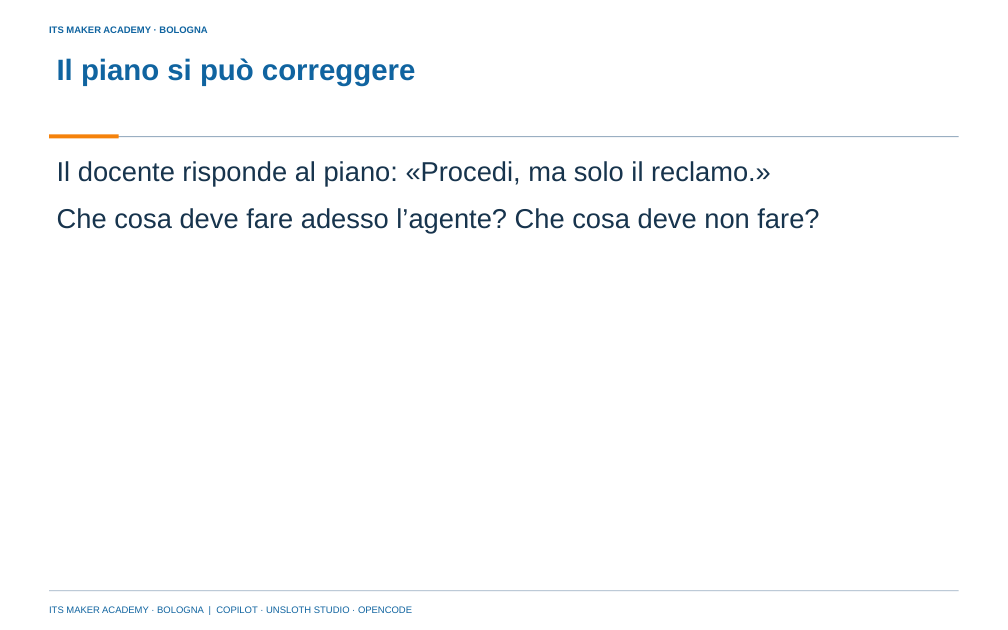
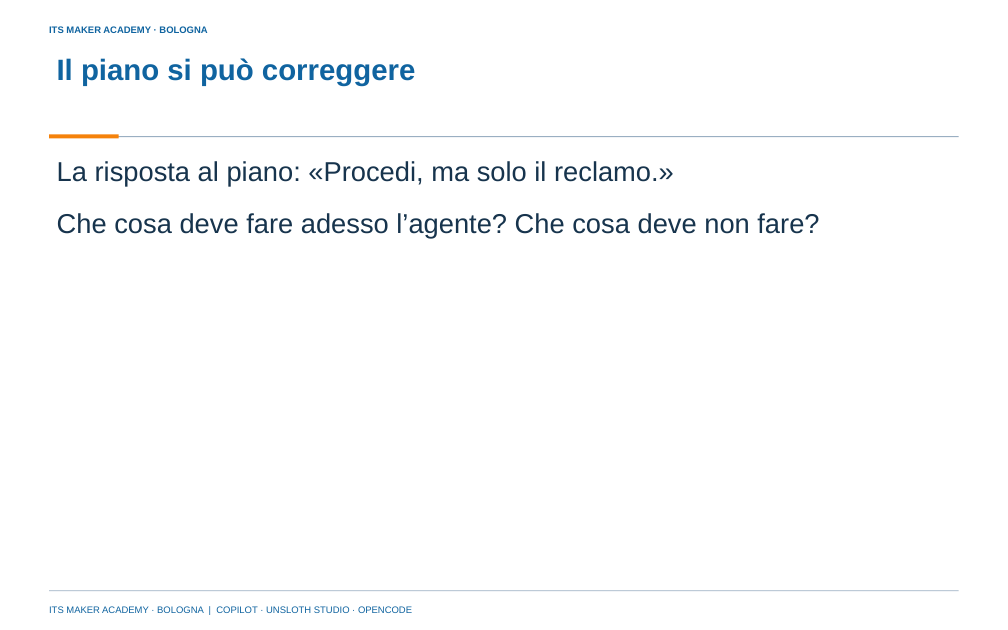
Before and after one commit to franzo9393/ITSCorso_UnslothStudio-Git, a slide deck: slide 6 of lezione 5 - coordinatore, Unsloth Studio e opencode/Lezione5_Coordinatore_Unsloth_Studio_e_opencode_ITS_MAKER.pptx. Drawn at 1008x630 pixels with LibreOffice and Linux fonts; fonts in the diff are those of the drawing; background and template pictures are left out. Boxes give left, top, right and bottom in pixels: in the first picture for what was removed or moved away, otherwise in the second. Text is boxed around its words. In the diff, an @@ line names an element or a change of style, - is before the commit and + after.

Commit message:
Lezione 5: slide senza rimandi al docente, spazio sotto le citazioni corretto nel generatore, materiali rigenerati

```diff
--- a/lezione 5 - coordinatore, Unsloth Studio e opencode/Lezione5_Coordinatore_Unsloth_Studio_e_opencode_ITS_MAKER.pptx
+++ b/lezione 5 - coordinatore, Unsloth Studio e opencode/Lezione5_Coordinatore_Unsloth_Studio_e_opencode_ITS_MAKER.pptx
@@ text at bbox=[57, 161, 674, 186]: text changed @@
-Il docente risponde al piano: «Procedi, ma solo il reclamo.»
+La risposta al piano: «Procedi, ma solo il reclamo.»
@@ text "Che cosa deve fare adesso ...": place and size @@
-text "Che cosa deve fare adesso ..." at bbox=[57, 208, 819, 233]
+text "Che cosa deve fare adesso ..." at bbox=[57, 213, 819, 237]
```
Also in this commit, not shown: 31 other slides changed, 9 other files.
